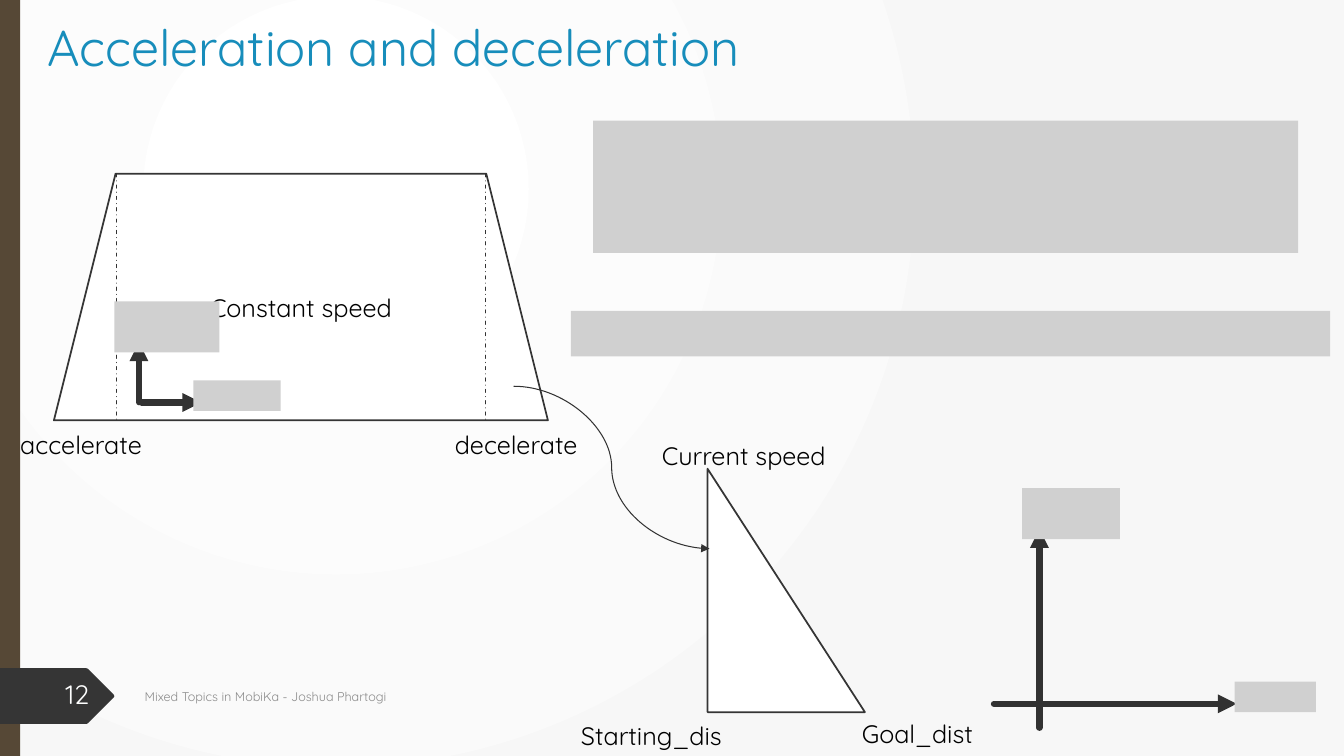
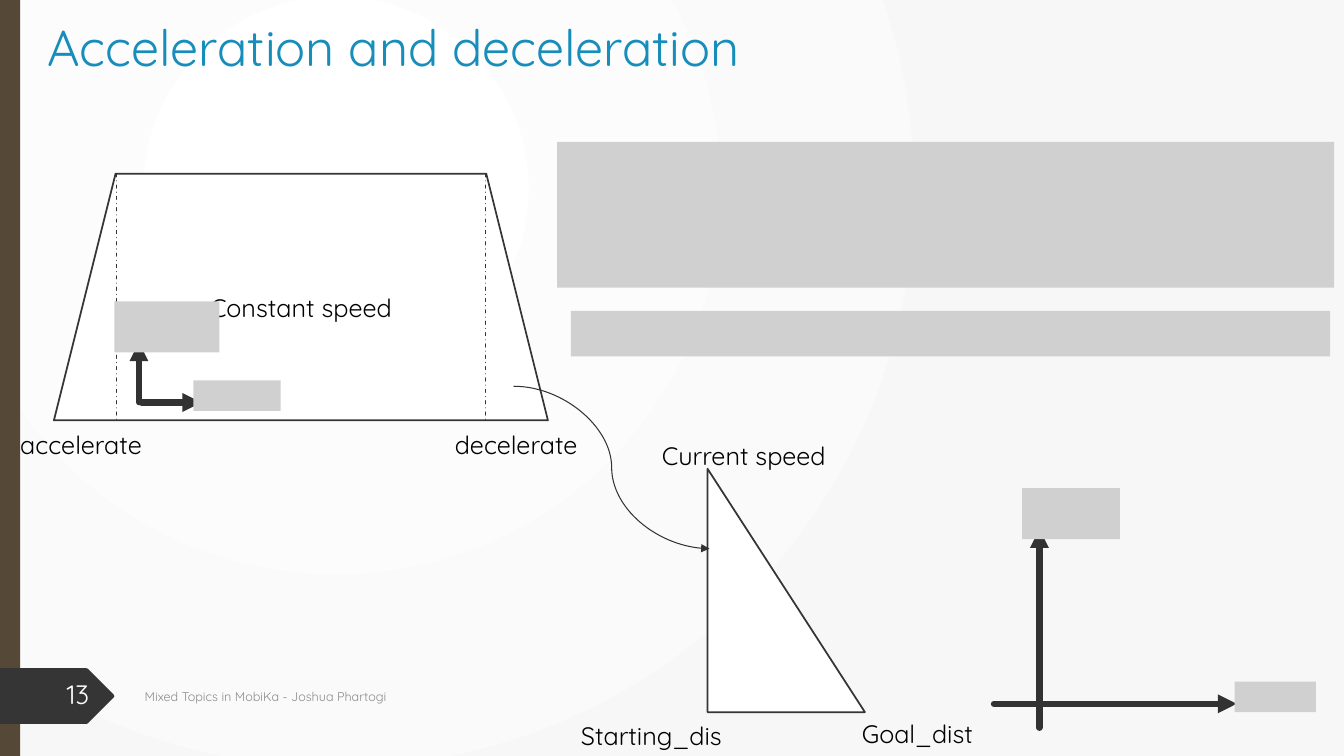
Before and after one commit to Jphartogi/Ipa_final_presentation, a slide deck: slide 13 of Internship Presentation.pptx (slide 12 before the commit). Drawn at 1344x756 pixels with LibreOffice and Linux fonts; fonts in the diff are those of the drawing; grey boxes stand for pictures. Boxes give left, top, right and bottom in pixels: in the first picture for what was removed or moved away, otherwise in the second. Text is boxed around its words. In the diff, an @@ line names an element or a change of style, - is before the commit and + after.

```diff
--- a/Internship Presentation.pptx
+++ b/Internship Presentation.pptx
@@ picture resized from (x1=594, y1=121, x2=1299, y2=253) to (x1=558, y1=142, x2=1335, y2=288) @@
@@ page number at (x1=67, y1=685, x2=90, y2=705): text changed @@
-12
+13
```
Also in this commit, not shown: 3 other slides changed, 1 slide added.
